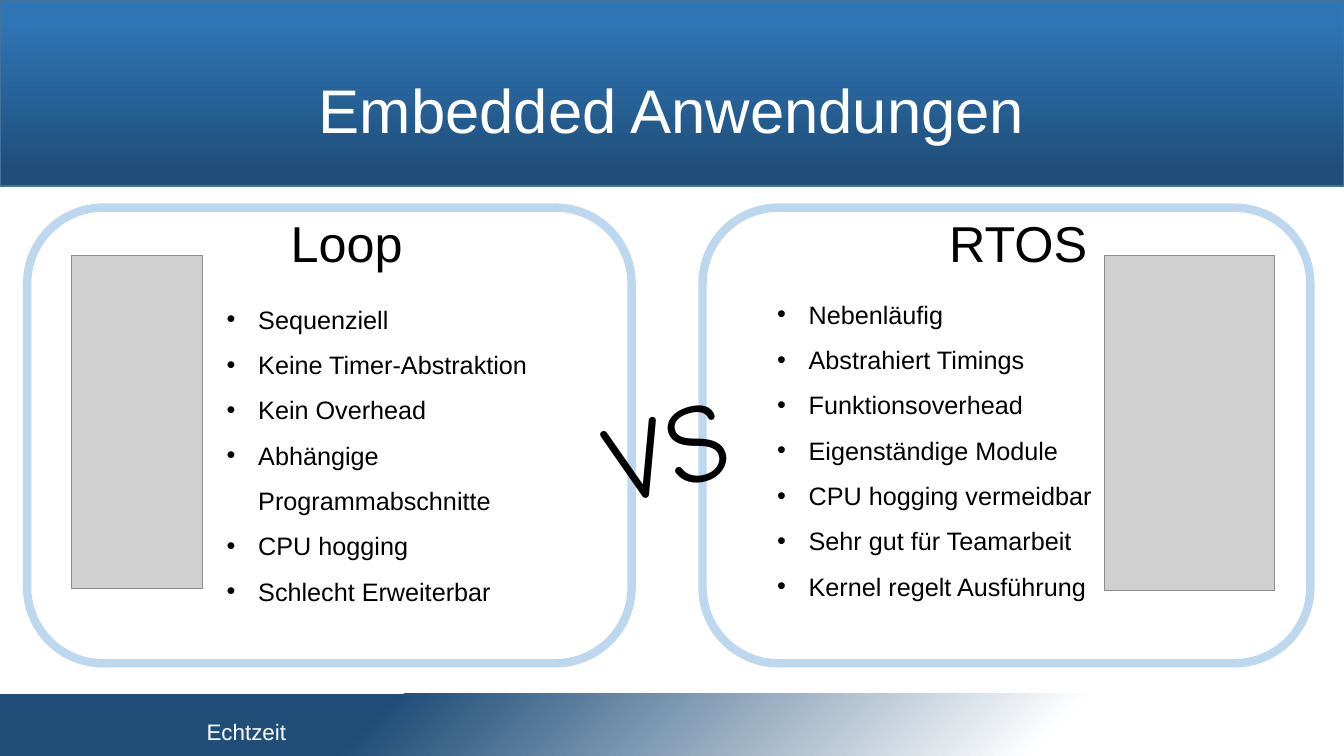
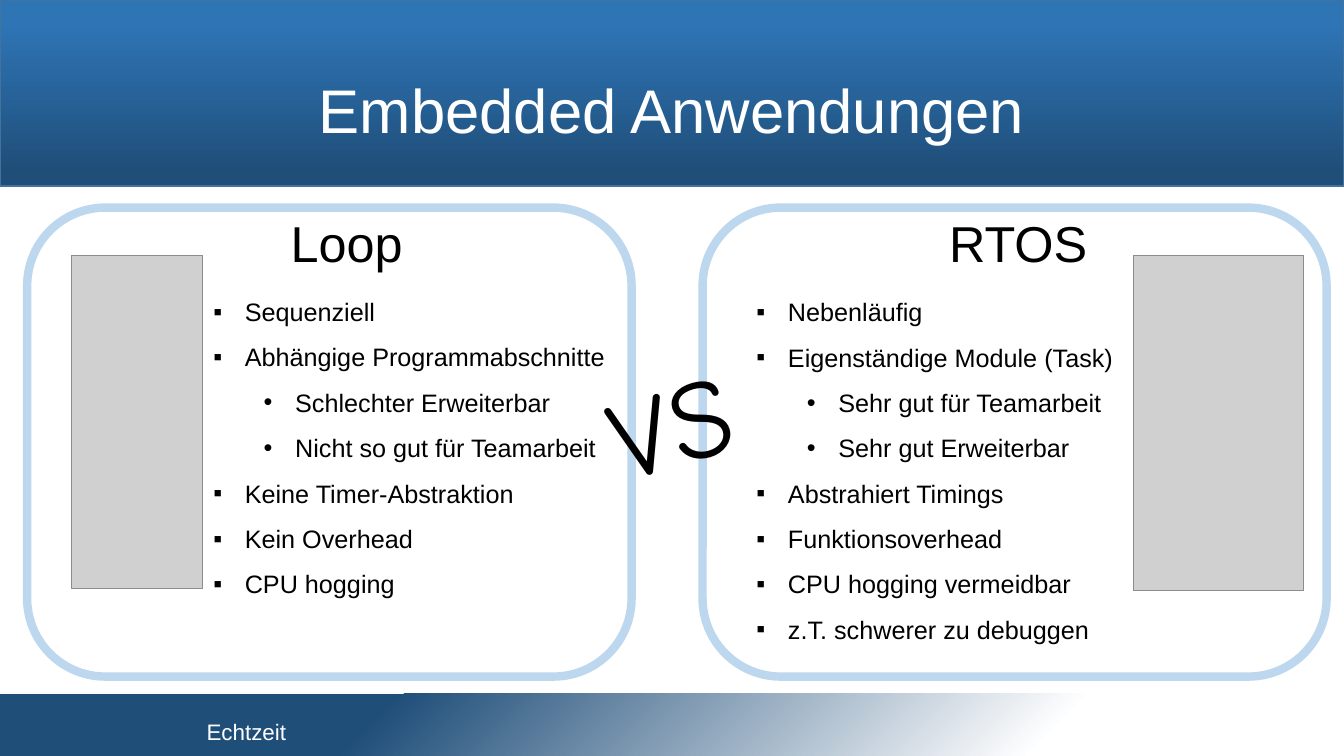
Before and after one commit to snobz/Seminar_BS_2017, a slide deck: slide 4 of Päsi/Seminar Betriebssysteme.pptx (slide 5 before the commit). Drawn at 1344x756 pixels with LibreOffice and Linux fonts; fonts in the diff are those of the drawing; grey boxes stand for pictures; background and template pictures are left out. Boxes give left, top, right and bottom in pixels: in the first picture for what was removed or moved away, otherwise in the second. Text is boxed around its words. In the diff, an @@ line names an element or a change of style, - is before the commit and + after.

```diff
--- a/Päsi/Seminar Betriebssysteme.pptx
+++ b/Päsi/Seminar Betriebssysteme.pptx
@@ rounded rectangle: place and size @@
-rounded rectangle at [27, 208, 632, 663]
+rounded rectangle at [27, 208, 632, 677]
@@ rounded rectangle: place and size @@
-rounded rectangle at [703, 208, 1311, 663]
+rounded rectangle at [703, 208, 1327, 677]
@@ picture: place and size @@
-picture at [1105, 256, 1275, 591]
+picture at [1133, 256, 1304, 591]
@@ text "Sequenziell": place and size @@
-text "Sequenziell" at [258, 310, 527, 602]
+text "Sequenziell" at [245, 302, 604, 599]
@@ text "Nebenläufig": place and size @@
-text "Nebenläufig" at [809, 305, 1091, 602]
+text "Nebenläufig" at [788, 302, 1113, 644]
@@ text at [245, 302, 514, 599]: bullet • to ▪ @@
@@ text "VS": place and size @@
-text "VS" at [620, 393, 737, 540]
+text "VS" at [624, 370, 741, 517]
@@ text at [788, 302, 1071, 599]: bullet • to ▪ @@
@@ text at [245, 347, 604, 463]: paragraphs added @@
+▪ Abhängige Programmabschnitte
+  • Schlechter Erweiterbar
+  • Nicht so gut für Teamarbeit
@@ text at [788, 348, 1113, 463]: paragraphs added @@
+▪ Eigenständige Module (Task)
+  • Sehr gut für Teamarbeit
+  • Sehr gut Erweiterbar
@@ text at [258, 446, 490, 516]: paragraph removed @@
-• Abhängige Programmabschnitte
@@ text at [809, 441, 1058, 465]: paragraph removed @@
-• Eigenständige Module
@@ text at [258, 582, 491, 602]: paragraph removed @@
-• Schlecht Erweiterbar
@@ text at [788, 620, 1089, 644]: text changed @@
-• Sehr gut für Teamarbeit
-• Kernel regelt Ausführung
+▪ z.T. schwerer zu debuggen
```
Also in this commit, not shown: 10 other slides changed, 5 slides removed.
